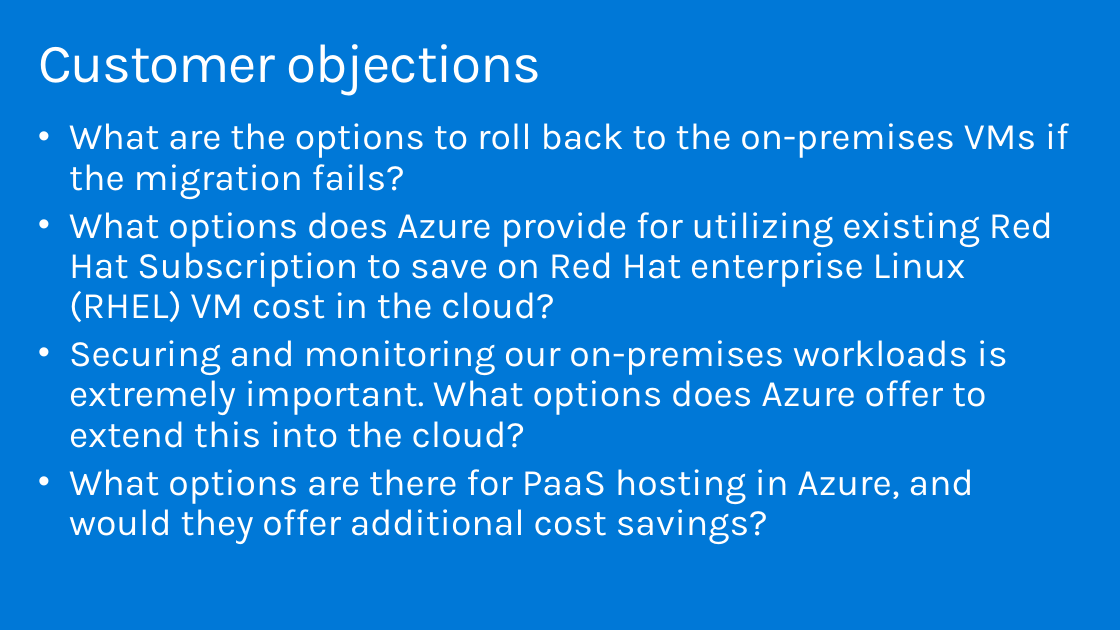
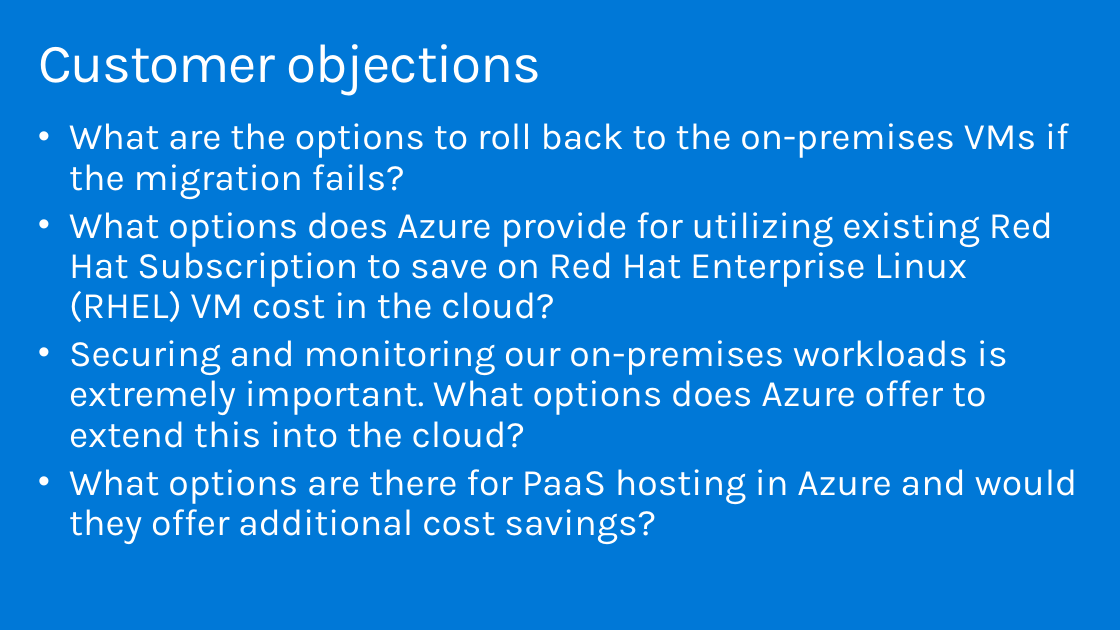
Before and after one commit to solliancenet/MCW-Migrate-Linux-OSS-DB-to-Azure, a slide deck: slide 7 of Whiteboard design session/WDS trainer presentation - Migrate and modernize case for Linux and OSS DB to Azure.pptx. Drawn at 1120x630 pixels with LibreOffice and Linux fonts; fonts in the diff are those of the drawing. Boxes give left, top, right and bottom in pixels: in the first picture for what was removed or moved away, otherwise in the second. Text is boxed around its words. In the diff, an @@ line names an element or a change of style, - is before the commit and + after.

```diff
--- a/Whiteboard design session/WDS trainer presentation - Migrate and modernize case for Linux and OSS DB to Azure.pptx
+++ b/Whiteboard design session/WDS trainer presentation - Migrate and modernize case for Linux and OSS DB to Azure.pptx
@@ text at [69,212,1053,322]: text changed @@
-• What options does Azure provide for utilizing existing Red Hat Subscription to save on Red Hat enterprise Linux (RHEL) VM cost in the cloud?
+• What options does Azure provide for utilizing existing Red Hat Subscription to save on Red Hat Enterprise Linux (RHEL) VM cost in the cloud?
@@ text at [69,469,1078,544]: text changed @@
-• What options are there for PaaS hosting in Azure, and would they offer additional cost savings?
+• What options are there for PaaS hosting in Azure and would they offer additional cost savings?
```
Also in this commit, not shown: 2 other slides changed.
